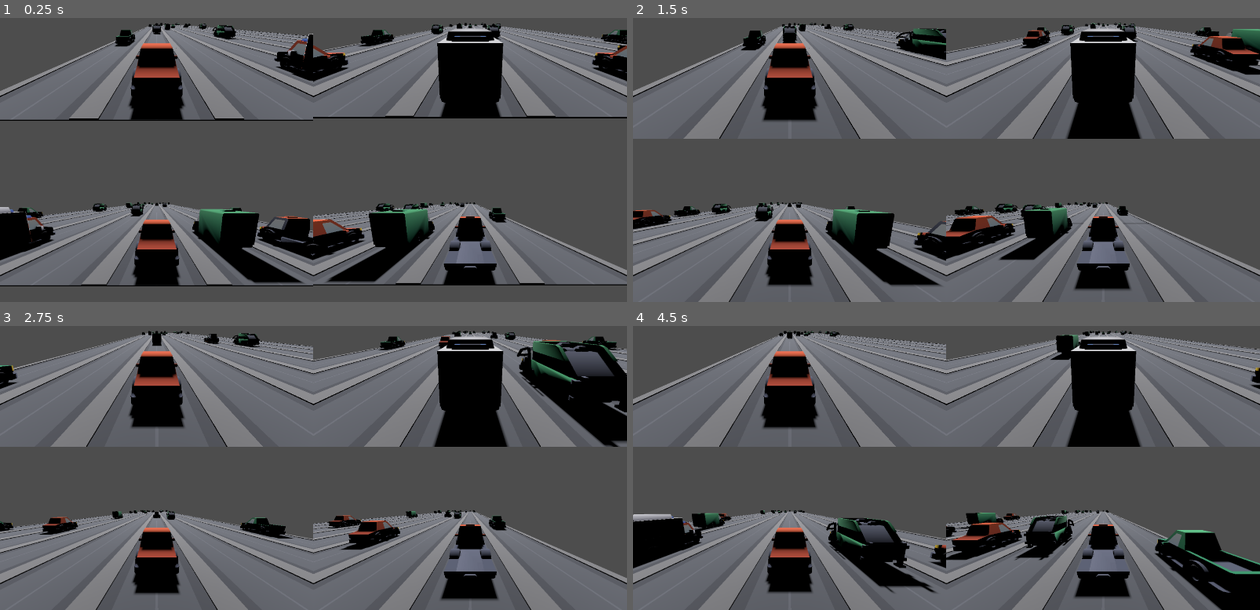
Above: before the commit, frames 1-4 (two rows, left to right).
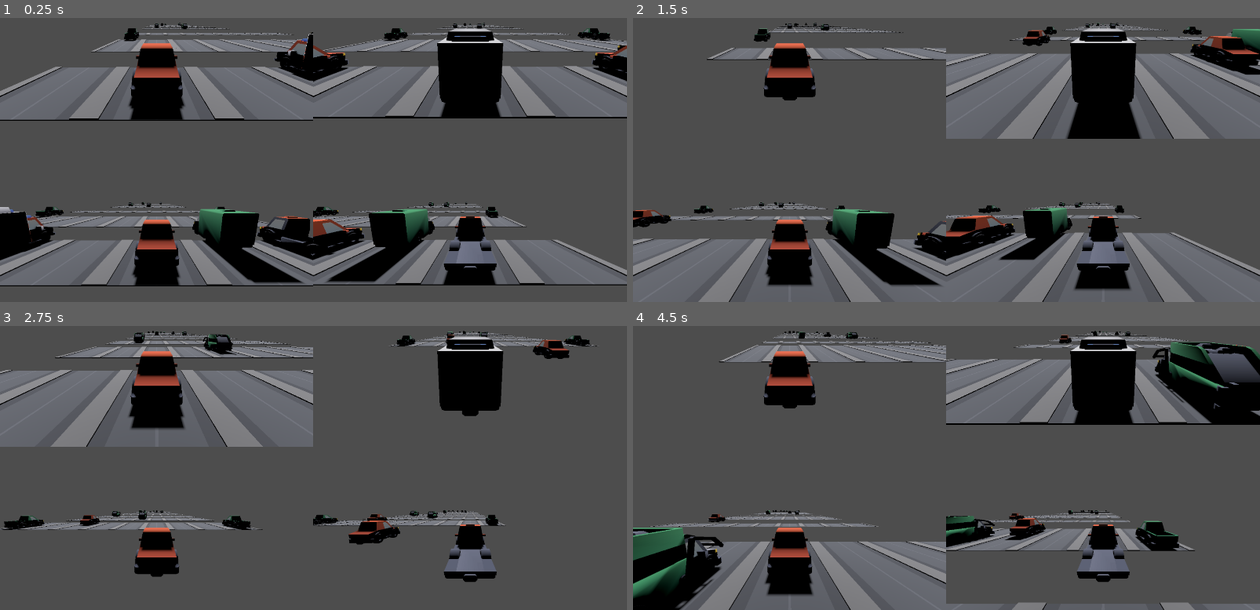
Above: after the commit, the same moments.

Repository: ethanbaedke/Race-Down-Roosevelt
Game: Godot game, scene res://race/race.tscn
Same seed, same stepped clock (60 frames per second), same inputs: the game is played once before the commit and once after it.
Inputs:
- Up to frame 1 (0.25 s): no input
- Up to frame 2 (1.5 s): tap Enter at 0.5 s; hold D 0.53-1.28 s; tap C at 0.6 s; hold A from 1.28 s (still down); tap X at 1.35 s
- Up to frame 3 (2.75 s): release A at 2.03 s; hold D from 2.03 s (still down); tap C at 2.1 s
- Up to frame 4 (4.5 s): tap X at 2.85, 4.35 s; release D at 3.53 s; hold A from 3.53 s (still down); tap C at 3.6 s

The runs differ from the first frame. In frame 1, 8.4% of the frame differs, in the area x 2-100%, y 1-79%; in frame 2, 18%; in frame 3, 39%, in the area x 0-100%, y 1-100%; in frame 4, 38%.

Commit message:
Added empty road row to make speed easier to judge during testing.

Diff:
--- a/race-down-roosevelt/race/race.tscn
+++ b/race-down-roosevelt/race/race.tscn
@@ -2,11 +2,23 @@
 
 [ext_resource type="Script" uid="uid://c4j85t8xu0nvo" path="res://race/race.gd" id="1_6dlvr"]
 [ext_resource type="Script" uid="uid://clyn63xl4tio5" path="res://helpers/weighted_table_entry.gd" id="2_ddpug"]
+[ext_resource type="PackedScene" uid="uid://bgx4sb7ysypif" path="res://road/road_row_straight.tscn" id="3_iqn4a"]
 [ext_resource type="Script" uid="uid://4xpetlewbrgg" path="res://race/road_spawn_table.gd" id="3_lip1t"]
+[ext_resource type="PackedScene" uid="uid://bcn1ytr5saki7" path="res://road/road_row_empty.tscn" id="4_iqn4a"]
+
+[sub_resource type="Resource" id="Resource_ddpug"]
+script = ExtResource("2_ddpug")
+scene = ExtResource("3_iqn4a")
+metadata/_custom_type_script = "uid://clyn63xl4tio5"
+
+[sub_resource type="Resource" id="Resource_lip1t"]
+script = ExtResource("2_ddpug")
+scene = ExtResource("4_iqn4a")
+metadata/_custom_type_script = "uid://clyn63xl4tio5"
 
 [sub_resource type="Resource" id="Resource_iqn4a"]
 script = ExtResource("3_lip1t")
-road_rows = Array[ExtResource("2_ddpug")]([null])
+road_rows = Array[ExtResource("2_ddpug")]([SubResource("Resource_ddpug"), SubResource("Resource_lip1t")])
 metadata/_custom_type_script = "uid://4xpetlewbrgg"
 
 [node name="Race" type="Node3D" unique_id=1363738947]
--- /dev/null
+++ b/race-down-roosevelt/road/road_row_empty.tscn
@@ -0,0 +1,8 @@
+[gd_scene format=3 uid="uid://bcn1ytr5saki7"]
+
+[ext_resource type="Script" uid="uid://8ljswlgfw0gs" path="res://road/road_row.gd" id="1_3dpmc"]
+
+[node name="RoadRowEmpty" type="Node3D" unique_id=1166657948]
+script = ExtResource("1_3dpmc")
+allow_traffic_spawning = false
+metadata/_custom_type_script = "uid://8ljswlgfw0gs"
